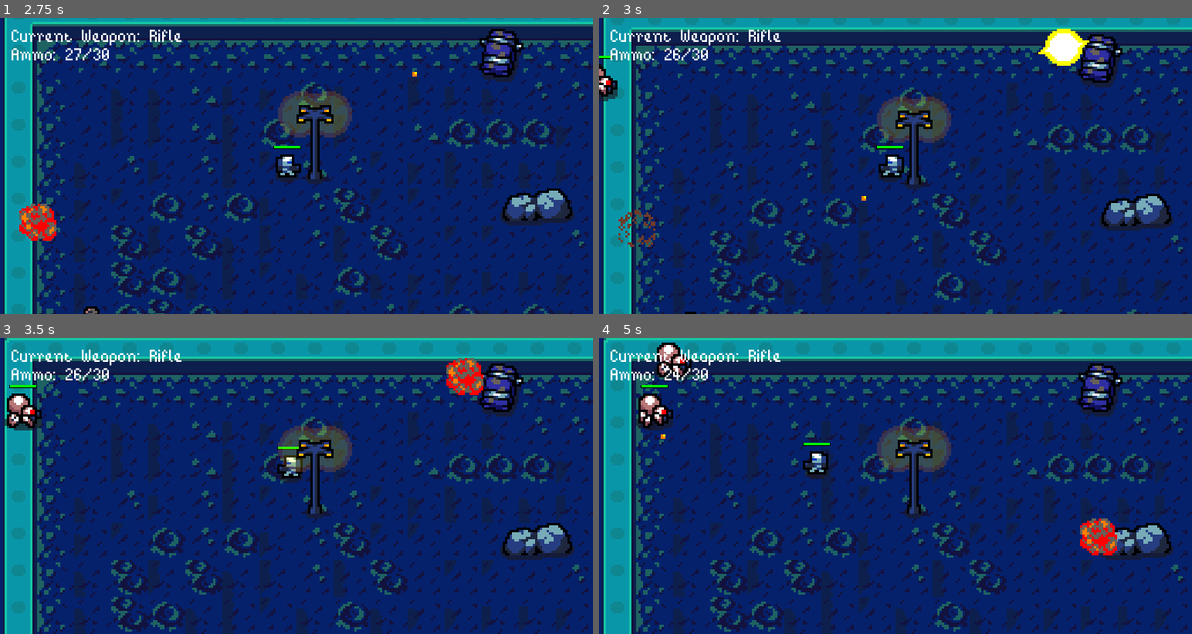
Above: before the commit, frames 1-4 (two rows, left to right).
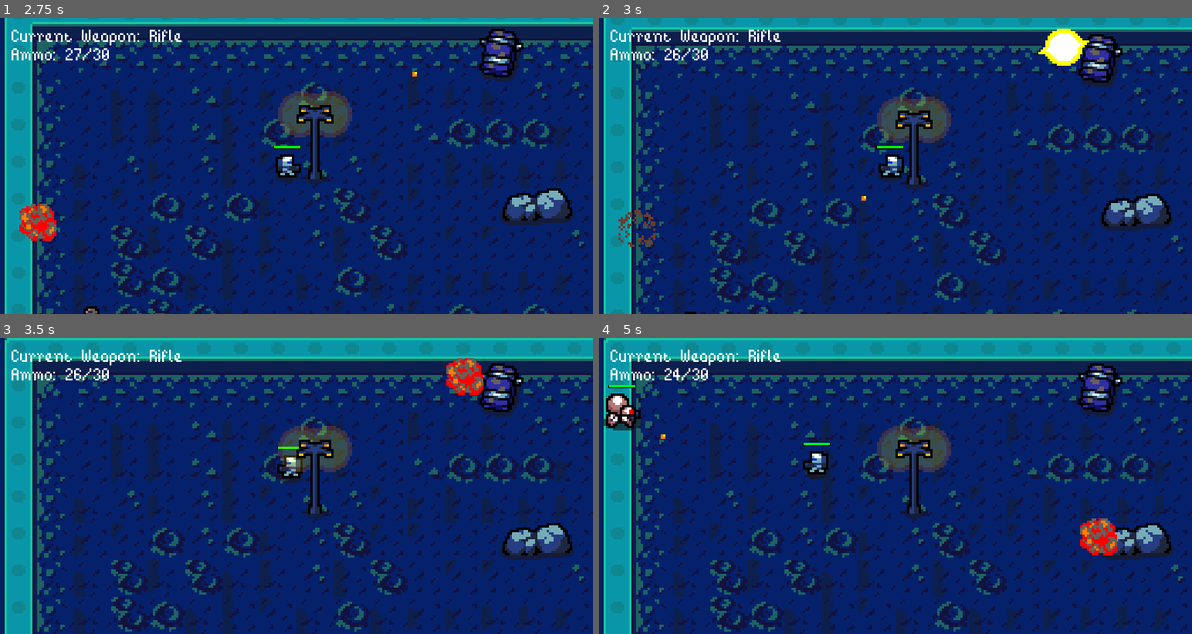
Above: after the commit, the same moments.

Repository: diemissonlima/TopDownShooter
Game: Godot game, scene res://scenes/management/game_level.tscn
Same seed, same stepped clock (60 frames per second), same inputs: the game is played once before the commit and once after it.
Inputs (mouse positions are in pixels of both pictures, inside the frame that each line leads up to):
- Up to frame 1 (2.75 s): move the mouse to (426, 151) at 0.52 s; hold Right (ui_right) 0.53-1.28 s; click (426, 151) at 0.6 s; tap Space (ui_select) at 0.77, 1.52 s; move the mouse to (177, 180) at 1.27 s; hold Down (ui_down) 1.28-2.03 s; click (177, 180) at 1.35 s; move the mouse to (355, 100) at 2.02 s; hold Right (ui_right) from 2.03 s (still down); click (355, 100) at 2.1 s
- Up to frame 2 (3 s): move the mouse to (865, 225) at 2.77 s; release Right (ui_right) at 2.78 s; hold Up (ui_up) from 2.78 s (still down); click (865, 225) at 2.85 s
- Up to frame 3 (3.5 s): keep holding Up (ui_up); tap Space (ui_select) at 3.02 s
- Up to frame 4 (5 s): move the mouse to (1073, 530) at 3.52 s; release Up (ui_up) at 3.53 s; hold Left (ui_left) from 3.53 s (still down); click (1073, 530) at 3.6 s; tap Space (ui_select) at 3.77, 4.52 s; move the mouse to (717, 441) at 4.27 s; click (717, 441) at 4.35 s

Frame 1 is identical in both runs. In frame 2, 0.3% of the frame differs, in the area x 0-4%, y 12-29%; in frame 3, 0.7%; in frame 4, 1.7%, in the area x 0-16%, y 1-32%.

Commit message:
coletavel de vida + reiniciando o game

Diff:
--- a/project.godot
+++ b/project.godot
@@ -49,6 +49,11 @@
 "language": "GDScript",
 "path": "res://scripts/player/grenade.gd"
 }, {
+"base": "Area2D",
+"class": "Health",
+"language": "GDScript",
+"path": "res://scenes/combat/health.gd"
+}, {
 "base": "TextureProgress",
 "class": "HealthBar",
 "language": "GDScript",
@@ -93,6 +98,7 @@
 "EnemyHitbox": "",
 "GameLevel": "",
 "Grenade": "",
+"Health": "",
 "HealthBar": "",
 "HitboxArea": "",
 "Interface": "",
--- /dev/null
+++ b/scenes/combat/health.gd
@@ -0,0 +1,16 @@
+extends Area2D
+class_name Health
+
+var heal: int
+
+func _ready() -> void:
+	randomize()
+	heal = randi() % 5 + 1
+
+
+func on_area_entered(area):
+	if area is Ammo or area is BaseProjectile:
+		return
+
+	area.update_health(heal, "increase")
+	queue_free()
--- /dev/null
+++ b/scenes/combat/health.tscn
@@ -0,0 +1,22 @@
+[gd_scene load_steps=4 format=2]
+
+[ext_resource path="res://assets/interface/icon_set.png" type="Texture" id=1]
+[ext_resource path="res://scenes/combat/health.gd" type="Script" id=2]
+
+[sub_resource type="CircleShape2D" id=1]
+radius = 23.0217
+
+[node name="Health" type="Area2D"]
+collision_layer = 8
+collision_mask = 0
+script = ExtResource( 2 )
+
+[node name="Sprite" type="Sprite" parent="."]
+texture = ExtResource( 1 )
+region_enabled = true
+region_rect = Rect2( 48, 32, 16, 16 )
+
+[node name="Collision" type="CollisionShape2D" parent="."]
+shape = SubResource( 1 )
+
+[connection signal="area_entered" from="." to="." method="on_area_entered"]
--- a/scenes/enemies/spider.tscn
+++ b/scenes/enemies/spider.tscn
@@ -100,7 +100,6 @@
 anims/walk = SubResource( 2 )
 
 [node name="HitboxArea" parent="." index="6"]
-visible = true
 position = Vector2( 0, -1 )
 script = SubResource( 10 )
 health = 10
--- a/scenes/player/soldier.tscn
+++ b/scenes/player/soldier.tscn
@@ -193,7 +193,7 @@
 
 [node name="HitboxArea" parent="." instance=ExtResource( 6 )]
 collision_layer = 0
-collision_mask = 4
+collision_mask = 12
 
 [node name="ProjectileSpawner" type="Position2D" parent="."]
 
--- a/scripts/enemies/enemy.gd
+++ b/scripts/enemies/enemy.gd
@@ -1,5 +1,7 @@
 extends KinematicBody2D
 class_name Enemy
+
+onready var animation: AnimationPlayer = get_node("Animation")
 
 onready var texture: Sprite = get_node("Texture")
 onready var collision_shape: CollisionShape2D = get_node("Collision")
@@ -16,6 +18,11 @@
 	"Grenade Ammo": [
 		[41, 60],
 		preload("res://scenes/player/ammo/grenade_ammo.tscn")
+	],
+
+	"Health": [
+		[41, 60],
+		preload("res://scenes/combat/health.tscn")
 	]
 }
 
@@ -41,12 +48,13 @@
 
 
 func _physics_process(_delta: float) -> void:
+	animate()
 	if distance < distance_treshold:
 		return
 
 	velocity = move_and_slide(velocity)
 	verify_direction()
-	animate()
+
 
 func verify_direction() -> void:
 	if velocity.x > 0:
@@ -57,7 +65,11 @@
 
 
 func animate() -> void:
-	pass
+	if velocity != Vector2.ZERO:
+		animation.play("walk")
+		return
+
+	animation.stop()
 
 
 func set_collision() -> void:
--- a/scripts/management/interface.gd
+++ b/scripts/management/interface.gd
@@ -10,3 +10,7 @@
 
 func set_weapon_ammo(current_ammo: int, max_ammo: int) -> void:
 	ammo.text = "Ammo: " + str(current_ammo) + "/" + str(max_ammo)
+
+
+func reload_game() -> void:
+	var _reload: bool = get_tree().change_scene("res://scenes/management/game_level.tscn")
--- a/scripts/management/layered_objects.gd
+++ b/scripts/management/layered_objects.gd
@@ -7,7 +7,7 @@
 onready var timer: Timer = get_node("Timer")
 
 var avaliable_cells: Array = []
-var spawn_cooldown: float = 1.5
+var spawn_cooldown: float = 3
 
 export(Array, PackedScene) var enemies_list
 
--- a/scripts/player/soldier_texture.gd
+++ b/scripts/player/soldier_texture.gd
@@ -63,4 +63,4 @@
 		parent.set_physics_process(true)
 
 	if anim_name == "death":
-		get_tree().paused = true
+		get_tree().call_group("interface", "reload_game")
